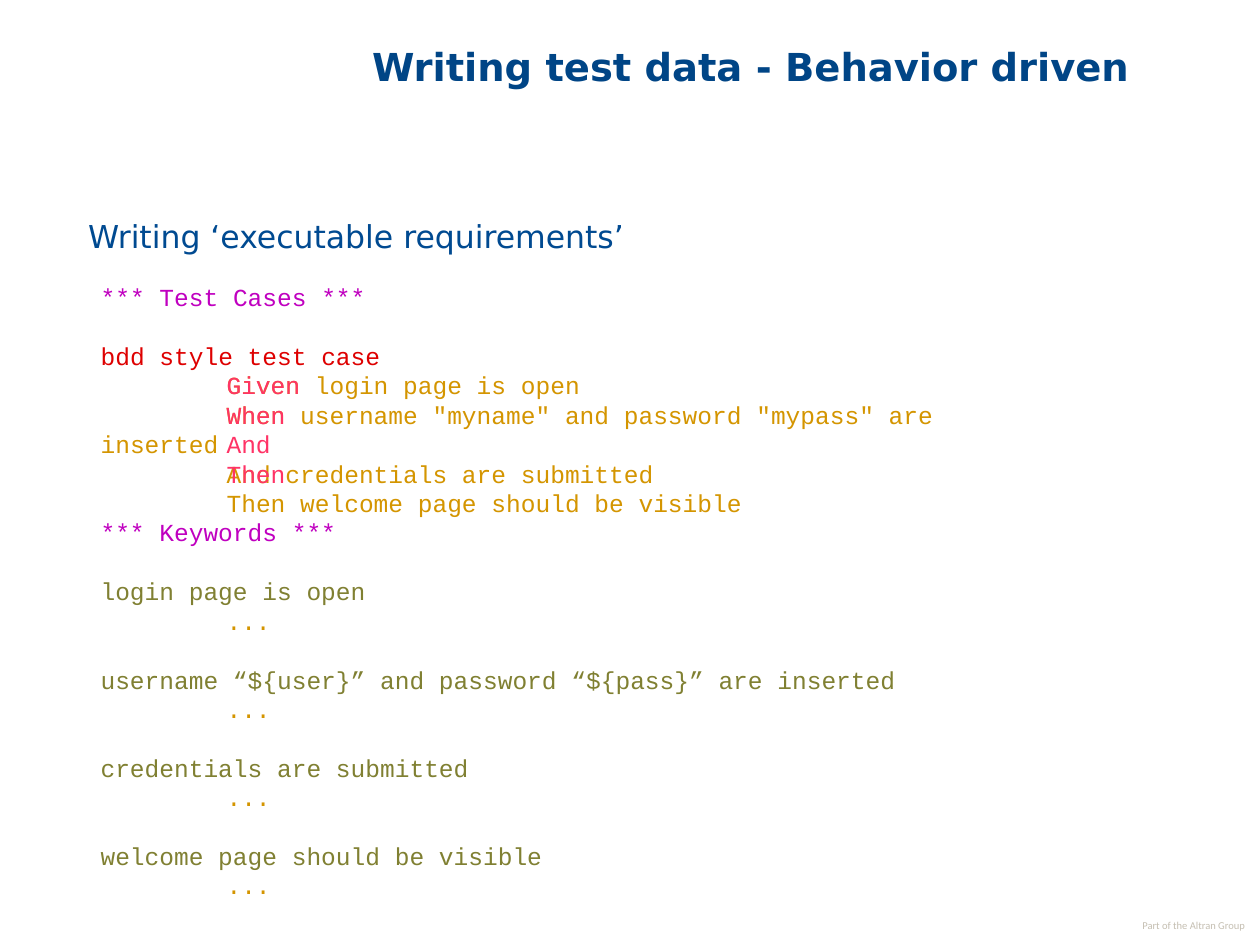
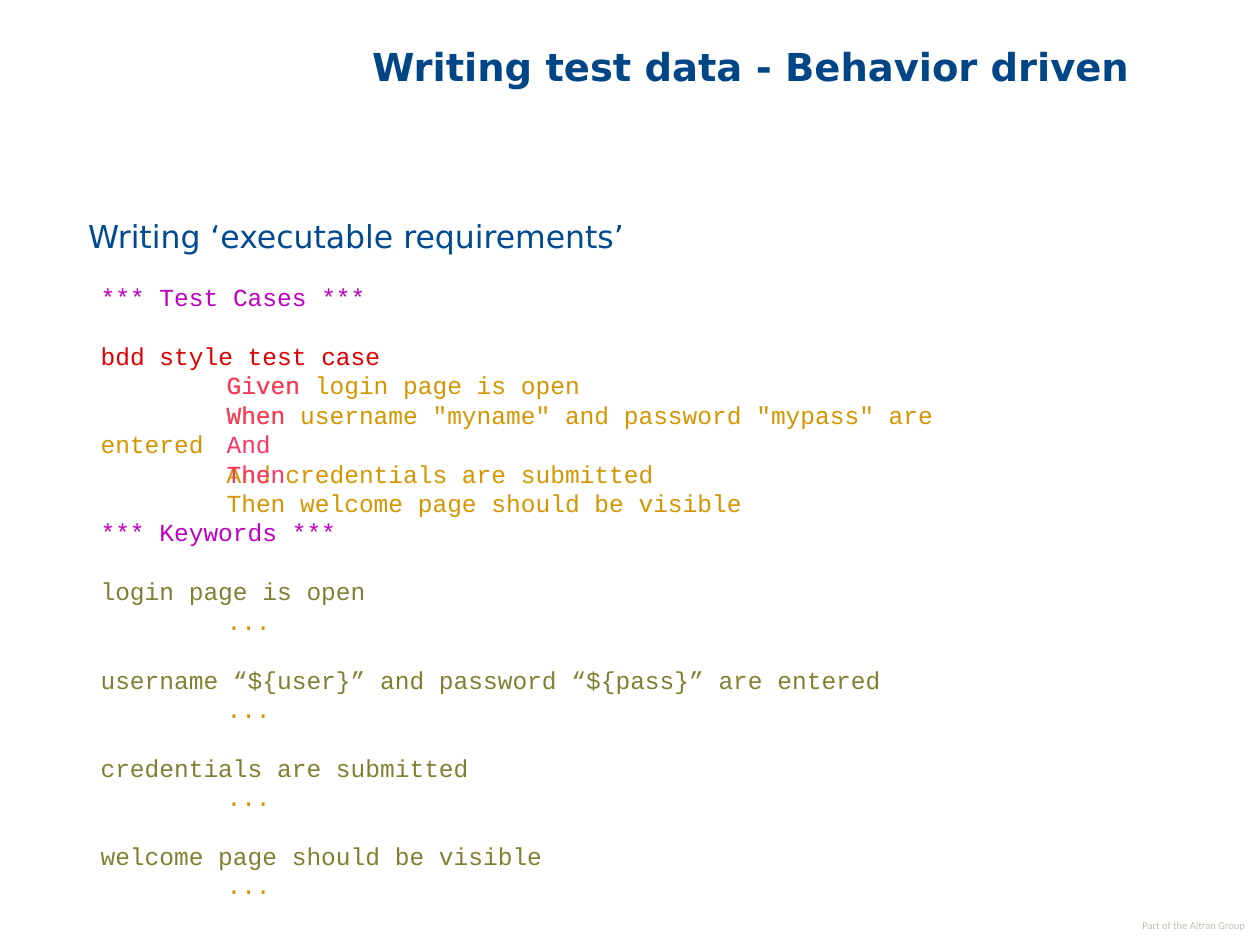
Before and after one commit to maartenvds/robot-framework-examples, a slide deck: slide 22 of documentation/P&B Robot Framework.odp (slide 21 before the commit). Drawn at 1260x945 pixels with LibreOffice and Linux fonts; fonts in the diff are those of the drawing; background and template pictures are left out. Boxes give left, top, right and bottom in pixels: in the first picture for what was removed or moved away, otherwise in the second. Text is boxed around its words. In the diff, an @@ line names an element or a change of style, - is before the commit and + after.

```diff
--- a/documentation/P&B Robot Framework.odp
+++ b/documentation/P&B Robot Framework.odp
@@ text at <box>101,406,933,454</box>: text changed @@
-When username "myname" and password "mypass" are inserted
+When username "myname" and password "mypass" are entered
@@ text at <box>101,671,880,694</box>: text changed @@
-username “${user}” and password “${pass}” are inserted
+username “${user}” and password “${pass}” are entered
```
Also in this commit, not shown: 8 other slides changed, 2 slides added, 1 slide removed, 4 other files.
